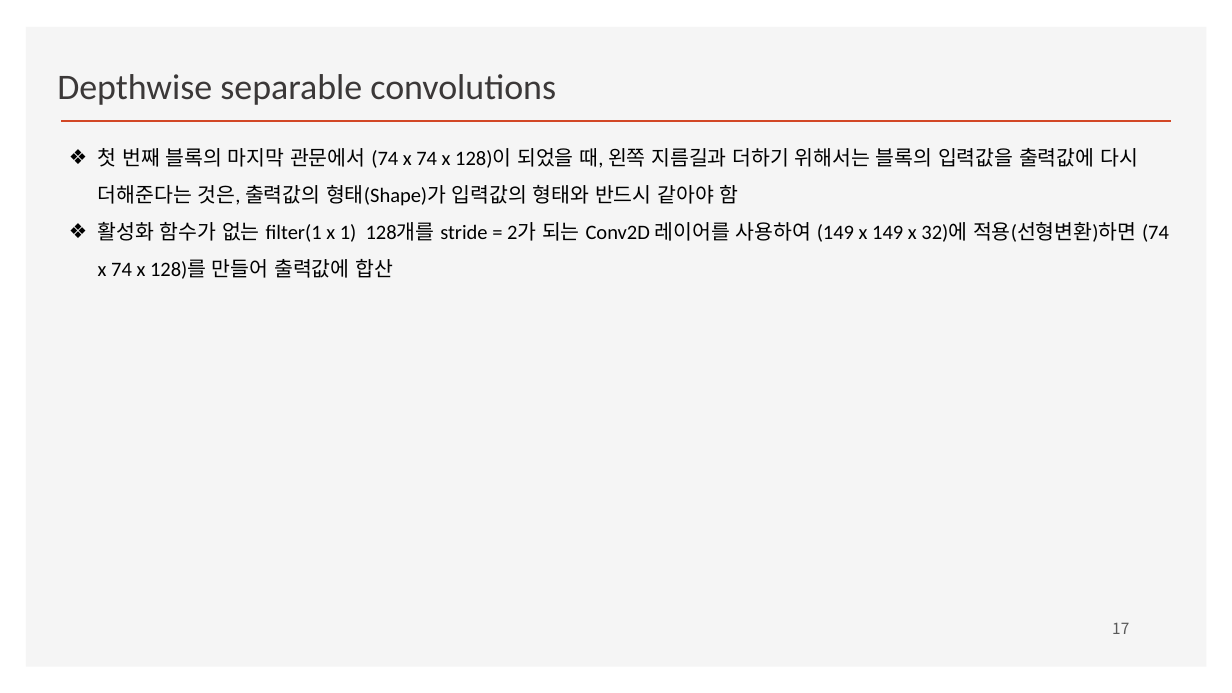
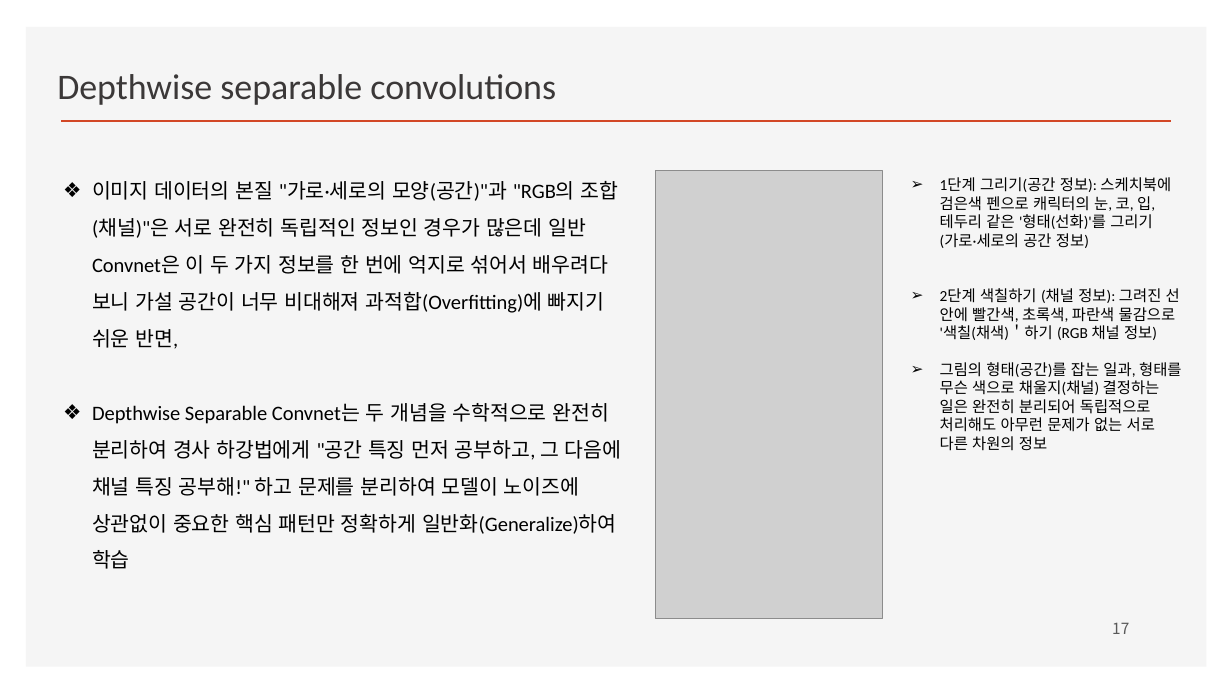
Before and after one commit to ancestor9/2026_Fall_Deep-Learning-with-Python, a slide deck: slide 17 of Chapter 09 ConvNet architecture patterns.pptx. Drawn at 1232x693 pixels with LibreOffice and Linux fonts; fonts in the diff are those of the drawing; grey boxes stand for pictures; background and template pictures are left out. Boxes give left, top, right and bottom in pixels: in the first picture for what was removed or moved away, otherwise in the second. Text is boxed around its words. In the diff, an @@ line names an element or a change of style, - is before the commit and + after.

```diff
--- a/Chapter 09 ConvNet architecture patterns.pptx
+++ b/Chapter 09 ConvNet architecture patterns.pptx
@@ text removed at (x1=98, y1=148, x2=1169, y2=279) @@
-❖ 첫 번째 블록의 마지막 관문에서 (74 x 74 x 128)이 되었을 때, 왼쪽 지름길과 더하기 위해서는 블록의 입력값을 출력값에 다시 더해준다는 것은, 출력값의 형태(Shape)가 입력값의 형태와 반드시 같아야 함
-❖ 활성화 함수가 없는 filter(1 x 1) 128개를 stride = 2가 되는 Conv2D 레이어를 사용하여 (149 x 149 x 32)에 적용(선형변환)하면 (74 x 74 x 128)를 만들어 출력값에 합산
@@ picture added at (x1=656, y1=171, x2=883, y2=618) @@
@@ text added at (x1=940, y1=177, x2=1181, y2=451), 12 pt, text #000000 @@
+➢ 1단계 그리기(공간 정보): 스케치북에 검은색 펜으로 캐릭터의 눈, 코, 입, 테두리 같은 '형태(선화)'를 그리기 (가로·세로의 공간 정보)
+➢ 2단계 색칠하기 (채널 정보): 그려진 선 안에 빨간색, 초록색, 파란색 물감으로 '색칠(채색)＇하기 (RGB 채널 정보)
+➢ 그림의 형태(공간)를 잡는 일과, 형태를 무슨 색으로 채울지(채널) 결정하는 일은 완전히 분리되어 독립적으로 처리해도 아무런 문제가 없는 서로 다른 차원의 정보
@@ text added at (x1=92, y1=181, x2=622, y2=569), 16 pt, text #000000 @@
+❖ 이미지 데이터의 본질 "가로·세로의 모양(공간)"과 "RGB의 조합(채널)"은 서로 완전히 독립적인 정보인 경우가 많은데 일반 Convnet은 이 두 가지 정보를 한 번에 억지로 섞어서 배우려다 보니 가설 공간이 너무 비대해져 과적합(Overfitting)에 빠지기 쉬운 반면,
+❖ Depthwise Separable Convnet는 두 개념을 수학적으로 완전히 분리하여 경사 하강법에게 "공간 특징 먼저 공부하고, 그 다음에 채널 특징 공부해!" 하고 문제를 분리하여 모델이 노이즈에 상관없이 중요한 핵심 패턴만 정확하게 일반화(Generalize)하여 학습
```
Also in this commit, not shown: 2 slides added, 1 slide removed.
